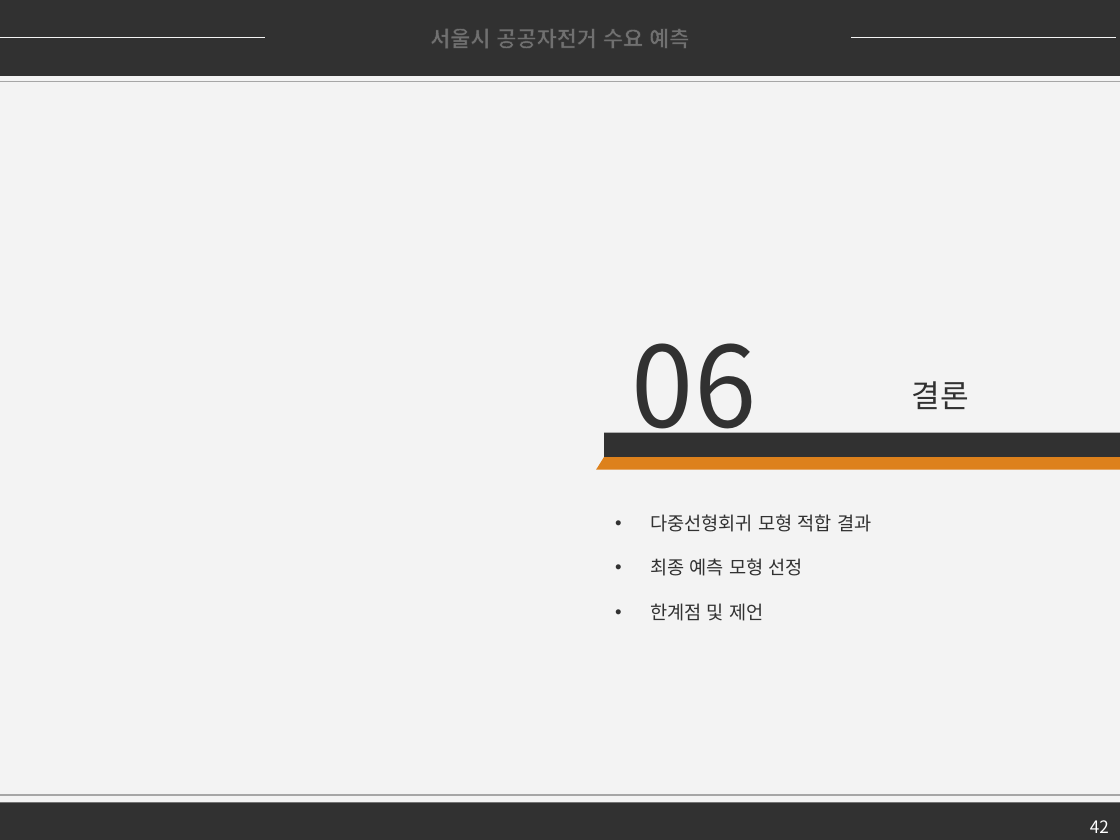
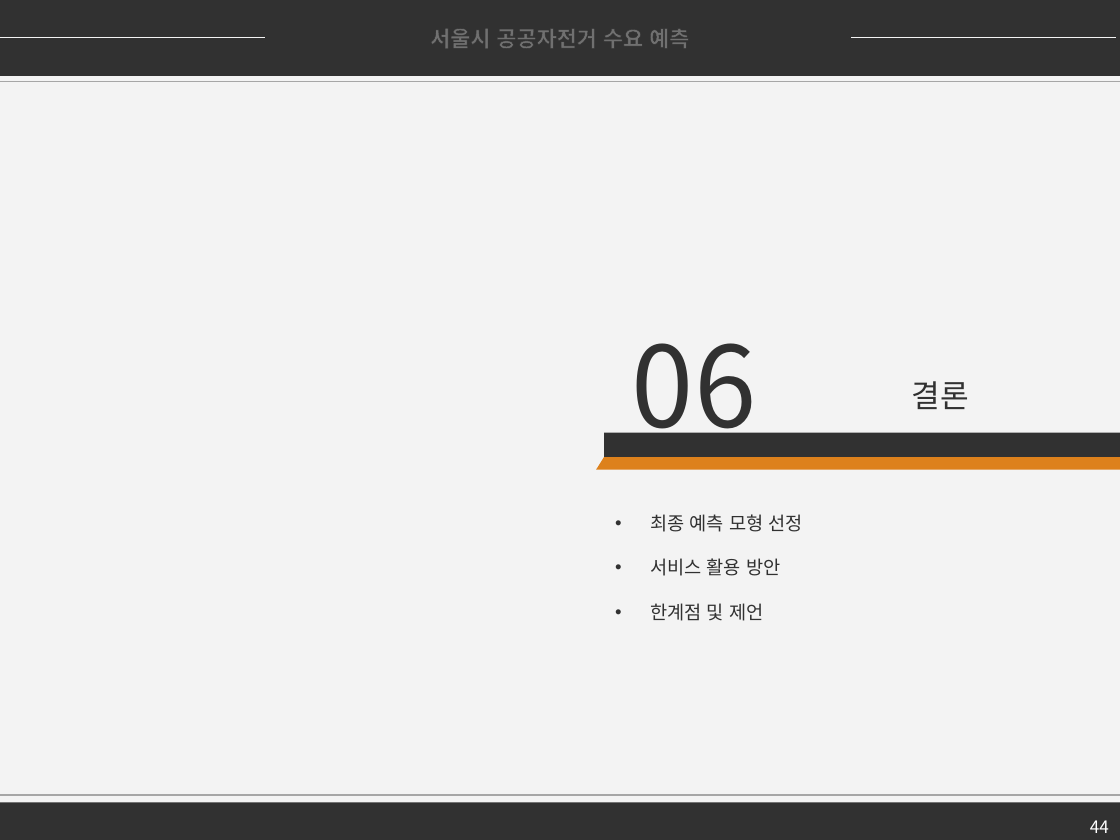
Before and after one commit to firstock/proj_sponge_bicycle, a slide deck: slide 44 of 서울시 공유자전거 수요 예측.pptx (slide 42 before the commit). Drawn at 1120x840 pixels with LibreOffice and Linux fonts; fonts in the diff are those of the drawing. Boxes give left, top, right and bottom in pixels: in the first picture for what was removed or moved away, otherwise in the second. Text is boxed around its words. In the diff, an @@ line names an element or a change of style, - is before the commit and + after.

```diff
--- a/서울시 공유자전거 수요 예측.pptx
+++ b/서울시 공유자전거 수요 예측.pptx
@@ text at (x1=650, y1=514, x2=871, y2=532): paragraph removed @@
-• 다중선형회귀 모형 적합 결과
@@ text at (x1=650, y1=558, x2=780, y2=576): paragraph added @@
+• 서비스 활용 방안
@@ page number at (x1=1090, y1=820, x2=1109, y2=833): text changed @@
-42
+44
```
Also in this commit, not shown: 10 other slides changed, 2 slides added.
